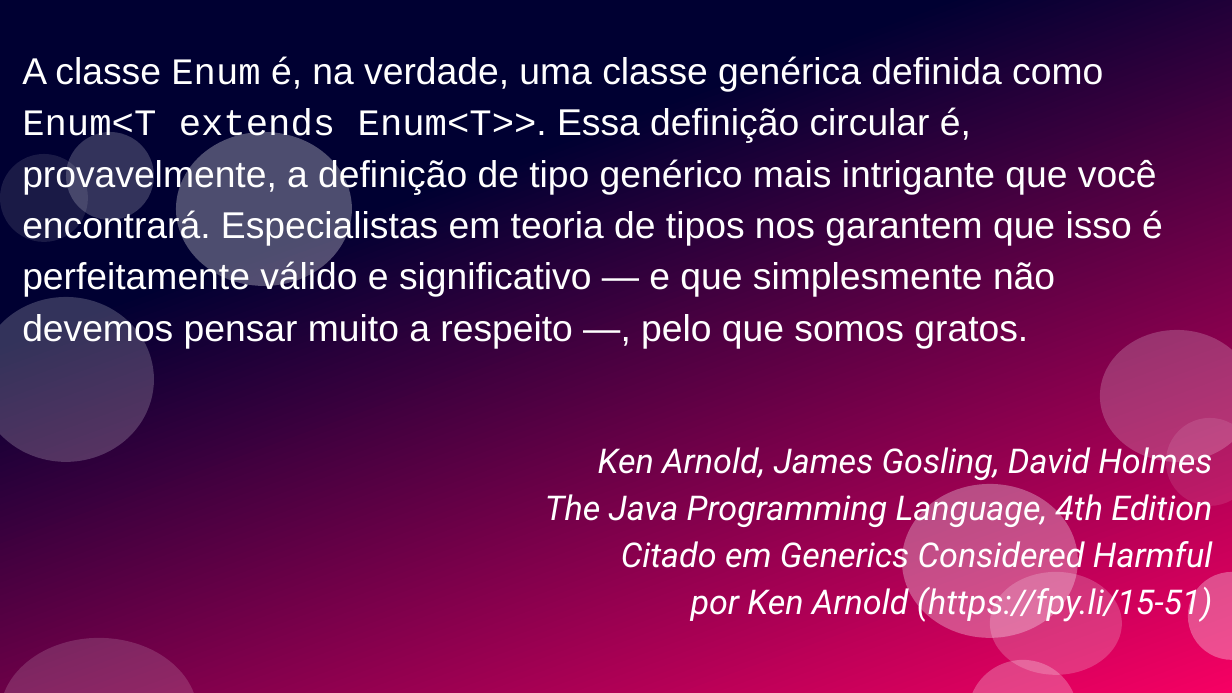
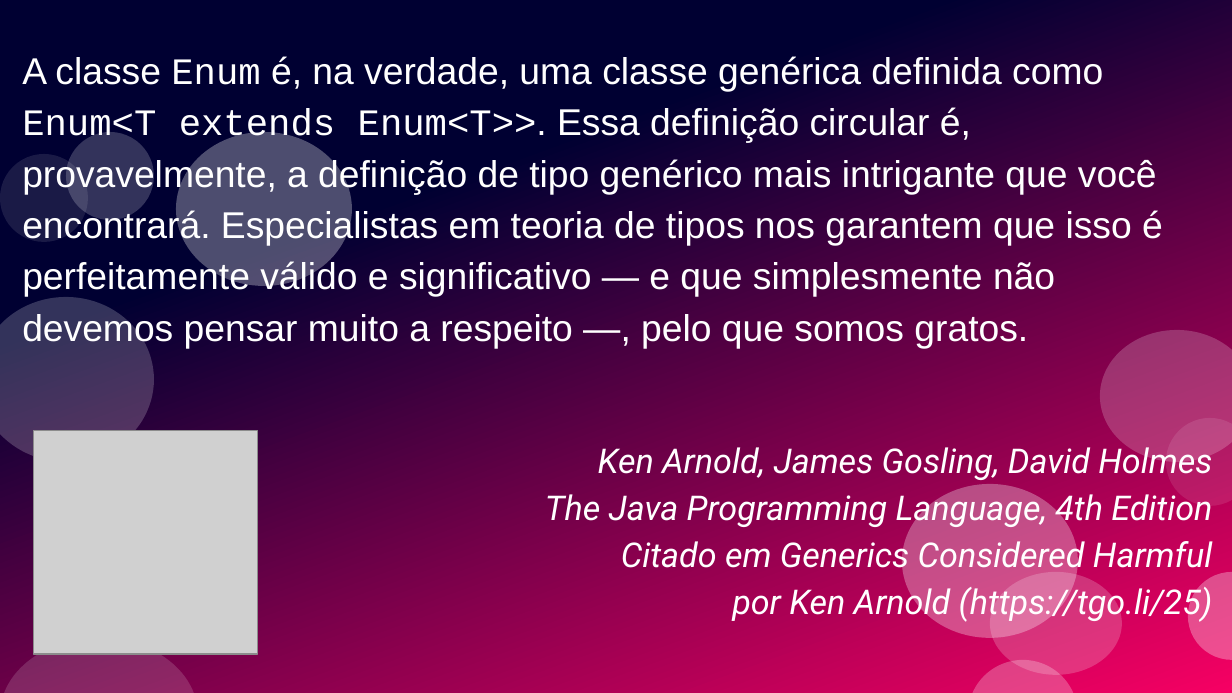
Before and after one commit to ramalho/sets-in-go, a slide deck: slide 48 of conj-em-go1_28.odp (slide 47 before the commit). Drawn at 1232x693 pixels with LibreOffice and Linux fonts; fonts in the diff are those of the drawing; grey boxes stand for pictures. Boxes give left, top, right and bottom in pixels: in the first picture for what was removed or moved away, otherwise in the second. Text is boxed around its words. In the diff, an @@ line names an element or a change of style, - is before the commit and + after.

```diff
--- a/conj-em-go1_28.odp
+++ b/conj-em-go1_28.odp
@@ picture added at <box>34,430,257,654</box> @@
@@ text at <box>545,441,1213,623</box>: text changed @@
-Ken Arnold, James Gosling, David Holmes
-The Java Programming Language, 4th Edition
-Citado em Generics Considered Harmful
-por Ken Arnold (https://fpy.li/15-51)
+Ken Arnold, James Gosling, David Holmes
+The Java Programming Language, 4th Edition
+Citado em Generics Considered Harmful
+por Ken Arnold (https://tgo.li/25)
```
Also in this commit, not shown: 14 other slides changed, 13 slides added, 2 other files.
